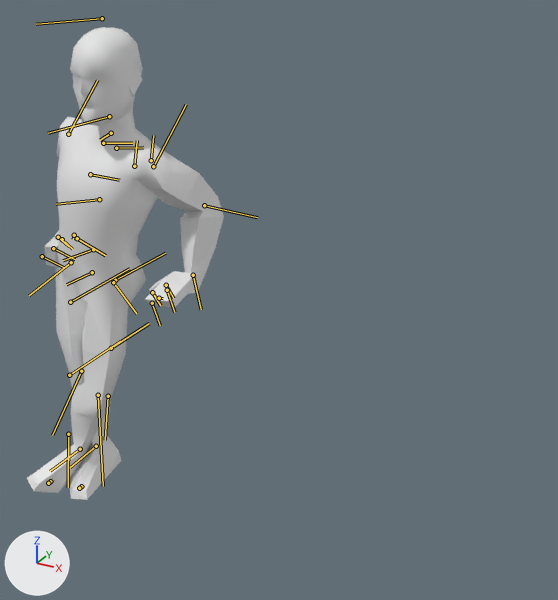
Before and after pictures for a commit that changed the FBX model media/anims_X/normal/TTRP_LeanLeftTable.fbx.
Both versions are drawn from a 50 mm camera at (0.887, -1.083, 1.063) aimed at (0.268, 0.042, 0.5). The lights are fixed; the arrows at lower left show +X, +Y and +Z. Both versions are drawn at frame 1 of the action 'TTRP_LeanLeftTable'; the numbers are the values there. The bones that bend it are drawn over the model as lines. Materials are left out; every surface is plain grey.

In view in the first picture: 'Body_NoDress'.
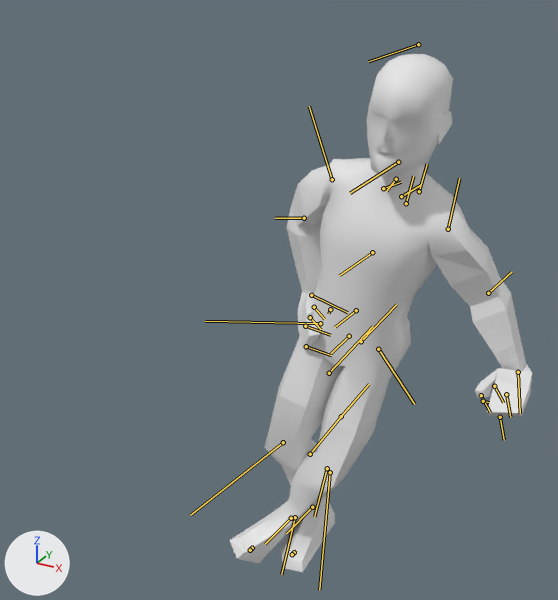
What differs and where, as boxes [x1, y1, x2, y2] in the pictures (558 x 600 px):
'Body_NoDress', posed (53% wider, 9% taller)
    before: [27, 27, 224, 500]
    after: [230, 54, 532, 572]
bone 'Bip01_Pelvis', root to tip
    before: (92, 272) to (66, 284)
    after: (349, 336) to (331, 353)
bone 'Bip01_L_Thigh', root to tip
    before: (113, 282) to (136, 313)
    after: (378, 349) to (414, 404)
bone 'Bip01_L_Calf', root to tip
    before: (98, 395) to (103, 486)
    after: (330, 472) to (319, 590)
bone 'Bip01_L_Foot', root to tip
    before: (80, 449) to (50, 471)
    after: (291, 518) to (265, 544)
bone 'Bip01_R_Thigh', root to tip
    before: (71, 262) to (29, 295)
    after: (320, 323) to (205, 321)
bone 'Bip01_R_Calf', root to tip
    before: (81, 371) to (52, 435)
    after: (283, 442) to (190, 515)
bone 'Bip01_R_Foot', root to tip
    before: (96, 446) to (70, 467)
    after: (312, 507) to (286, 533)
bone 'Bip01_Spine1', root to tip
    before: (99, 199) to (56, 204)
    after: (372, 252) to (339, 275)
bone 'Bip01_Head', root to tip
    before: (109, 116) to (48, 133)
    after: (398, 162) to (350, 193)
bone 'Bip01_L_Clavicle', root to tip
    before: (116, 148) to (143, 147)
    after: (401, 196) to (421, 184)
bone 'Bip01_L_UpperArm', root to tip
    before: (153, 166) to (186, 104)
    after: (448, 229) to (459, 178)
bone 'Bip01_L_Forearm', root to tip
    before: (204, 205) to (257, 217)
    after: (488, 293) to (512, 271)
bone 'Bip01_L_Hand', root to tip
    before: (193, 275) to (201, 309)
    after: (518, 372) to (520, 413)
bone 'Bip01_L_Finger1', root to tip
    before: (167, 290) to (174, 312)
    after: (506, 394) to (510, 417)
bone 'Bip01_R_Clavicle', root to tip
    before: (103, 143) to (132, 143)
    after: (383, 188) to (401, 182)
bone 'Bip01_R_UpperArm', root to tip
    before: (68, 134) to (97, 80)
    after: (332, 179) to (309, 106)
bone 'Bip01_R_Forearm', root to tip
    before: (90, 174) to (119, 180)
    after: (304, 218) to (275, 218)
bone 'Bip01_R_Hand', root to tip
    before: (77, 238) to (105, 255)
    after: (311, 295) to (347, 312)
bone 'Bip01_R_Finger0', root to tip
    before: (62, 239) to (72, 249)
    after: (314, 307) to (324, 319)

Edits to the bpy script that builds the scene:
```text
Change bone_bip01_pelvis:
    where bone_bip01_pelvis = bpy.data.objects['Bip01'].pose.bones['Bip01_Pelvis']
    bone_bip01_pelvis.location: (-2.3, 0.3, -14.2) -> (-3.3, 0.0, 42.2)
Change bone_bip01_l_thigh:
    where bone_bip01_l_thigh = bpy.data.objects['Bip01'].pose.bones['Bip01_L_Thigh']  # child of 'Bip01_Spine'
    bone_bip01_l_thigh.rotation_quaternion: (0.9, -0.404, -0.051, 0.154) -> (0.945, -0.264, -0.109, 0.156)  # degrees (-48, 2, 19) -> degrees (-33, -7, 21)
Change bone_bip01_l_calf:
    where bone_bip01_l_calf = bpy.data.objects['Bip01'].pose.bones['Bip01_L_Calf']  # child of 'Bip01_L_Thigh'
    bone_bip01_l_calf.rotation_quaternion: (0.967, 0.0, 0.0, -0.254) -> (0.964, 0.0, 0.0, -0.267)  # degrees (0, 0, -29) -> degrees (0, 0, -31)
Change bone_bip01_l_foot:
    where bone_bip01_l_foot = bpy.data.objects['Bip01'].pose.bones['Bip01_L_Foot']  # child of 'Bip01_L_Calf'
    bone_bip01_l_foot.rotation_quaternion: (0.919, 0.392, -0.017, -0.03) -> (0.949, 0.296, -0.108, 0.007)  # degrees (46, 0, -4) -> degrees (35, -12, -3)
Change bone_bip01_r_thigh:
    where bone_bip01_r_thigh = bpy.data.objects['Bip01'].pose.bones['Bip01_R_Thigh']  # child of 'Bip01_Spine'
    bone_bip01_r_thigh.rotation_quaternion: (0.954, -0.216, 0.174, 0.116) -> (0.959, 0.242, 0.093, 0.118)  # degrees (-24, 22, 9) -> degrees (29, 7, 16)
Change bone_bip01_r_calf:
    where bone_bip01_r_calf = bpy.data.objects['Bip01'].pose.bones['Bip01_R_Calf']  # child of 'Bip01_R_Thigh'
    bone_bip01_r_calf.rotation_quaternion: (0.997, 0.0, 0.0, -0.077) -> (0.955, 0.0, 0.0, -0.297)  # degrees (0, 0, -9) -> degrees (0, 0, -35)
Change bone_bip01_r_foot:
    where bone_bip01_r_foot = bpy.data.objects['Bip01'].pose.bones['Bip01_R_Foot']  # child of 'Bip01_R_Calf'
    bone_bip01_r_foot.rotation_quaternion: (0.982, 0.18, -0.046, 0.024) -> (0.97, -0.202, -0.047, 0.124)  # degrees (21, -6, 2) -> degrees (-24, -2, 15)
Change bone_bip01_spine1:
    where bone_bip01_spine1 = bpy.data.objects['Bip01'].pose.bones['Bip01_Spine1']  # child of 'Bip01_Spine'
    bone_bip01_spine1.rotation_quaternion: (1.0, 0.0, 0.0, 0.0) -> (0.995, -0.012, -0.029, 0.091)  # degrees (0, 0, 0) -> degrees (-2, -3, 11)
Change bone_bip01_head:
    where bone_bip01_head = bpy.data.objects['Bip01'].pose.bones['Bip01_Head']  # child of 'Bip01_Neck'
    bone_bip01_head.rotation_quaternion: (0.995, 0.036, 0.097, -0.008) -> (0.995, 0.015, 0.067, -0.073)  # degrees (4, 11, -1) -> degrees (1, 8, -8)
Change bone_bip01_l_clavicle:
    where bone_bip01_l_clavicle = bpy.data.objects['Bip01'].pose.bones['Bip01_L_Clavicle']  # child of 'Bip01_Neck'
    bone_bip01_l_clavicle.rotation_quaternion: (0.999, 0.0, 0.047, 0.009) -> (0.995, -0.003, 0.103, 0.001)  # degrees (0, 5, 1) -> degrees (0, 12, 0)
Change bone_bip01_l_upperarm:
    where bone_bip01_l_upperarm = bpy.data.objects['Bip01'].pose.bones['Bip01_L_UpperArm']  # child of 'Bip01_L_Clavicle'
    bone_bip01_l_upperarm.rotation_quaternion: (0.861, 0.286, 0.371, 0.199) -> (0.954, -0.073, 0.271, 0.11)  # degrees (49, 32, 41) -> degrees (-5, 32, 12)
Change bone_bip01_l_forearm:
    where bone_bip01_l_forearm = bpy.data.objects['Bip01'].pose.bones['Bip01_L_Forearm']  # child of 'Bip01_L_UpperArm'
    bone_bip01_l_forearm.rotation_quaternion: (0.876, 0.0, 0.0, -0.482) -> (0.991, 0.0, 0.0, -0.136)  # degrees (0, 0, -58) -> degrees (0, 0, -16)
Change bone_bip01_l_hand:
    where bone_bip01_l_hand = bpy.data.objects['Bip01'].pose.bones['Bip01_L_Hand']  # child of 'Bip01_L_Forearm'
    bone_bip01_l_hand.rotation_quaternion: (0.583, 0.532, 0.249, -0.561) -> (0.523, 0.449, 0.529, -0.495)  # degrees (48, 63, -58) -> degrees (126, 94, 42)
Change bone_bip01_l_finger1:
    where bone_bip01_l_finger1 = bpy.data.objects['Bip01'].pose.bones['Bip01_L_Finger1']  # child of 'Bip01_L_Hand'
    bone_bip01_l_finger1.rotation_quaternion: (1.0, 0.0, 0.0, 0.0) -> (0.996, 0.007, -0.002, 0.09)  # degrees (0, 0, 0) -> degrees (1, 0, 10)
Change bone_bip01_r_clavicle:
    where bone_bip01_r_clavicle = bpy.data.objects['Bip01'].pose.bones['Bip01_R_Clavicle']  # child of 'Bip01_Neck'
    bone_bip01_r_clavicle.rotation_quaternion: (0.998, 0.0, -0.054, 0.01) -> (0.993, 0.055, -0.105, -0.025)  # degrees (0, -6, 1) -> degrees (7, -12, -4)
Change bone_bip01_r_upperarm:
    where bone_bip01_r_upperarm = bpy.data.objects['Bip01'].pose.bones['Bip01_R_UpperArm']  # child of 'Bip01_R_Clavicle'
    bone_bip01_r_upperarm.rotation_quaternion: (0.761, -0.274, -0.573, 0.133) -> (0.765, -0.486, -0.415, -0.077)  # degrees (-71, -53, 59) -> degrees (-75, -45, 24)
Change bone_bip01_r_forearm:
    where bone_bip01_r_forearm = bpy.data.objects['Bip01'].pose.bones['Bip01_R_Forearm']  # child of 'Bip01_R_UpperArm'
    bone_bip01_r_forearm.rotation_quaternion: (0.913, 0.0, 0.0, -0.408) -> (0.899, 0.0, 0.0, -0.437)  # degrees (0, 0, -48) -> degrees (0, 0, -52)
Change bone_bip01_r_hand:
    where bone_bip01_r_hand = bpy.data.objects['Bip01'].pose.bones['Bip01_R_Hand']  # child of 'Bip01_R_Forearm'
    bone_bip01_r_hand.rotation_quaternion: (0.743, -0.15, -0.624, -0.19) -> (0.804, -0.039, -0.442, -0.394)  # degrees (5, -80, -33) -> degrees (25, -48, -64)
Change bone_bip01_r_finger0:
    where bone_bip01_r_finger0 = bpy.data.objects['Bip01'].pose.bones['Bip01_R_Finger0']  # child of 'Bip01_R_Hand'
    bone_bip01_r_finger0.location: (-0.7, 0.3, -0.9) -> (0.0, 0.0, 0.0)
    bone_bip01_r_finger0.rotation_quaternion: (0.994, 0.094, 0.012, -0.058) -> (0.946, -0.001, 0.322, -0.026)  # degrees (11, 2, -7) -> degrees (-1, 38, -4)
```
